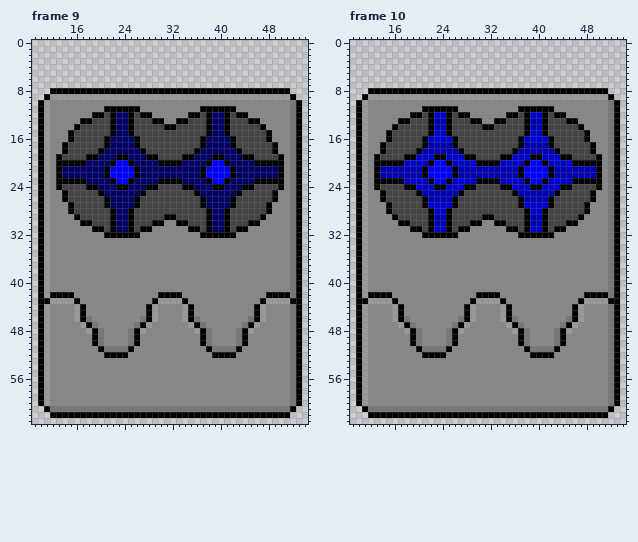
Two versions of one pixel-art file, images/enemy/sentry/prime_defend.ase. The picture above was drawn from the file before the commit.
64x64 pixels, 13 frames. Shown: frame 9: x 9..54, y 0..63; frame 10: x 9..54, y 0..63. The commit also changed other frames, which this record leaves out.
And afterwards:
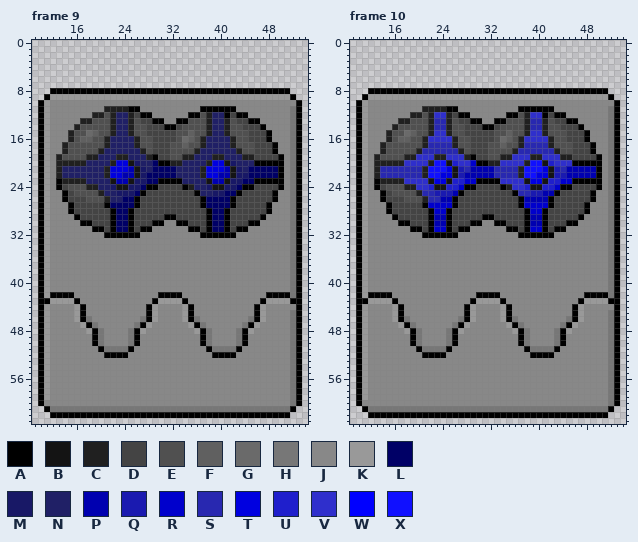
Palette (. is transparent): A #000000  B #141414  C #202020  D #444444  E #505050  F #606060  G #6a6a6a  H #777777  J #888888  K #999999  L #000066  M #181866  N #202066  P #0000b0  Q #1a1ab0  R #0000cc  S #2828b0  T #0000e0  U #1f1fcc  V #2f2fcc  W #0000ff  X #1010ff
What changed:
Changed rows in their new state; - is an unchanged pixel.
Frame 9:
first column x 13:
10 ---------------------------------------J
11 --------CCCC----------------------------
12 ------CCECNNC-----------ECNN------------
13 ----CCEEECNNCE--------EEECNNCE----------
14 ---CEEEEECNNCEE------EEEECNNCEE---------
15 --CEEGFEECNNCEE-----EEFEECNNCEEE--------
16 --CEFFEECNNNNCEE----EGFECNNNNCEE--------
17 -CEEEEEECNNNNCEE---EEFEECNNNNCEEE-------
18 -CEEEEECNNNNNNCE---EEEECNNNNNNCEE-------
19 CEEEECCNNNCCNNNC---EECCNNNCCNNNCC-------
20 CCCCCNNNNCTTBMNN---CCNNNNCTTBMNNN-------
21 CNNNNNNNCTTTPBMN----NNNNCTTTPBMN--------
22 CNNNNNNNCTTPPBM-----NNNNCTTPPBMM--------
23 -CCCCNNNNBPPBMM------NNNNBPPBMM---------
24 --EEECCNNMBBMM--------CNNMBBMM----------
25 ---EEEECNNMMM-----------NNMM------------
26 -----EEECNN-----------------------------
first column x 52:
44 J
first column x 11:
60 J
Frame 10:
first column x 13:
10 ---------------------------------------J
11 --------CCCC----------------------------
12 ------CCECVVC-----------ECVV------------
13 ----CCEEECSSCE--------EEECSSCE----------
14 ---CEEEEECSSCEE------EEEECSSCEE---------
15 --CEEGFEECVVCEE-----EEFEECVVCEEE--------
16 --CEFFEECVVVVCEE----EGFECVVVVCEE--------
17 -CEEEEEECSSSSCEE---EEFEECSSSSCEEE-------
18 -CEEEEECSSSSSSCE---EEEECSSSSSSCEE-------
19 CEEEECCVVVCCVVVC---EECCVVVCCVVVCC-------
20 CCCCCVVVVCXXBUVV---CCVVVVCXXBUVVV-------
21 CSSSSSSSCXXXTBQS----SSSSCXXXTBQS--------
22 CSSSSSSSCXXTTBQ-----SSSSCXXTTBQQ--------
23 -CCCCVVVVBTTBUU------VVVVBTTBUU---------
24 --EEECCVVUBBUU--------CVVUBBUU----------
25 ---EEEECSSQQQ-----------SSQQ------------
26 -----EEECSS-----------------------------
first column x 52:
44 J
first column x 11:
60 J
Changed places in both pictures, as pixel boxes (x1, y1, x2, y2):
changed: (290, 100, 296, 106)
changed: (56, 106, 254, 202)
changed: (290, 304, 296, 310)
changed: (44, 400, 50, 406)
changed: (608, 100, 614, 106)
changed: (374, 106, 572, 202)
changed: (608, 304, 614, 310)
changed: (362, 400, 368, 406)
